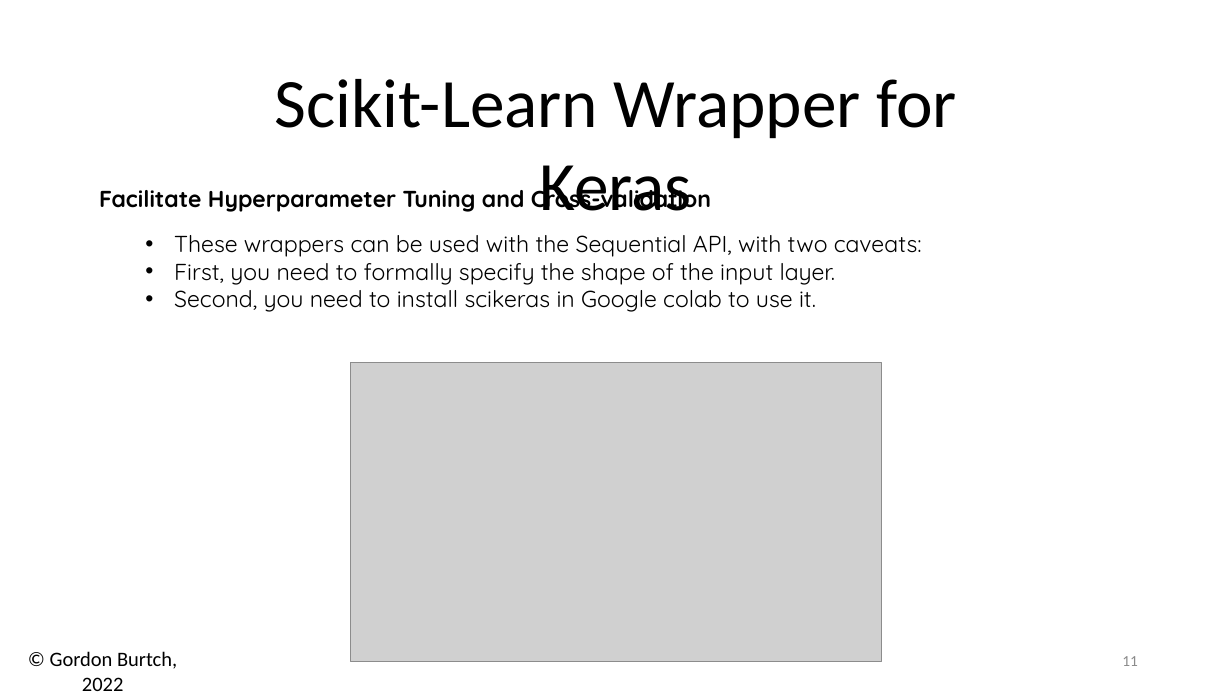
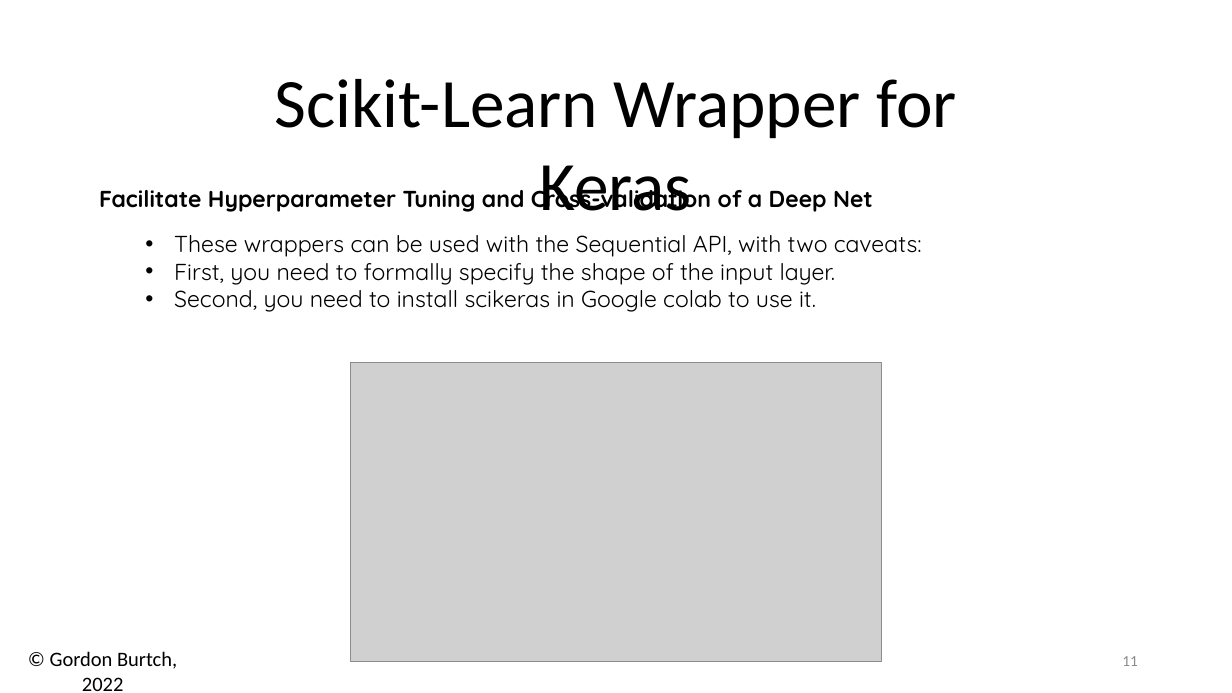
Before and after one commit to ymei9/BA865-2022, a slide deck: slide 11 of Week 3/03 - Model Fitting.pptx. Drawn at 1232x693 pixels with LibreOffice and Linux fonts; fonts in the diff are those of the drawing; grey boxes stand for pictures. Boxes give left, top, right and bottom in pixels: in the first picture for what was removed or moved away, otherwise in the second. Text is boxed around its words. In the diff, an @@ line names an element or a change of style, - is before the commit and + after.

```diff
--- a/Week 3/03 - Model Fitting.pptx
+++ b/Week 3/03 - Model Fitting.pptx
@@ text at [99, 183, 873, 212]: text changed @@
-Facilitate Hyperparameter Tuning and Cross-validation
+Facilitate Hyperparameter Tuning and Cross-validation of a Deep Net
```
Also in this commit, not shown: 4 other files.
